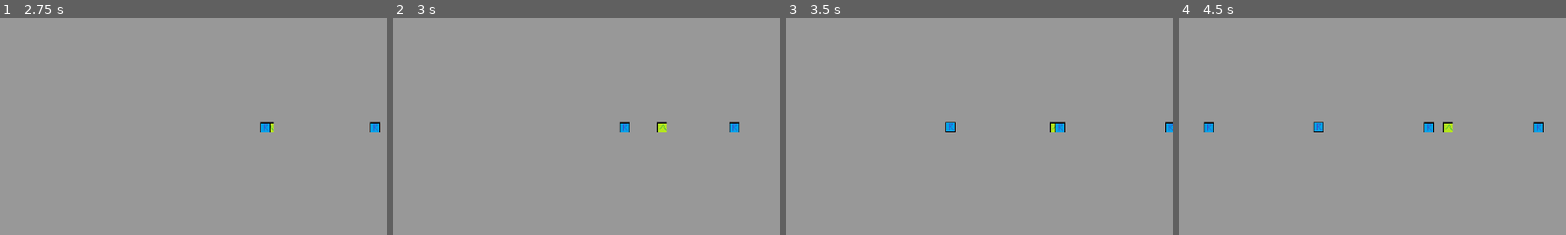
Above: before the commit, frames 1-4 (left to right).
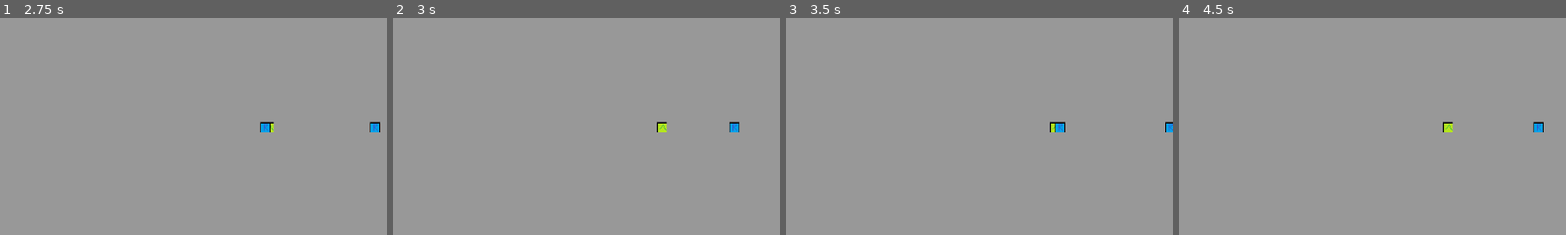
Above: after the commit, the same moments.

Repository: ChaffeyGameDevelopmentClub/rowdy-game-2025
Game: Godot game, scene res://rhythm-game/scenes/rhythm-main-scene.tscn
The game is run twice, just before and just after one commit, with the same random seed, the same clock (stepped at 60 frames per second) and the same inputs. The project has no main scene, so this scene is started directly.
Inputs:
- Up to frame 1 (2.75 s): tap Enter (ui_accept) at 0.5, 0.6, 0.77, 1.07, 1.35, 1.52, 1.82, 2.1 s
- Up to frame 2 (3 s): tap Enter (ui_accept) at 2.85 s
- Up to frame 3 (3.5 s): tap Enter (ui_accept) at 3.02, 3.32 s
- Up to frame 4 (4.5 s): tap Enter (ui_accept) at 3.6, 3.77, 4.07, 4.35 s
The pictures show only the part of the screen within x 0-50%, y 22-72%; the shares and areas given below are measured in that part.

Frame 1 is identical in both runs. In frame 2, 0.1% of the frame differs, in the area x 58-62%, y 47-53%; in frame 3, 0.1%; in frame 4, 0.4%, in the area x 6-66%, y 47-53%.

Commit message:
this is awful

Diff:
--- a/rowdy-game/rhythm-game/scenes/notes/hit.gd
+++ b/rowdy-game/rhythm-game/scenes/notes/hit.gd
@@ -5,5 +5,20 @@
 
 func _on_hit_area_entered(area: Area2D) -> void:
 	if area.is_in_group("right_beat") and Input.is_action_just_pressed("ui_accept"):
-		area.get_parent().get_node("Right-beat")
+		area.get_parent().hit()
+		print(area.get_parent())
+		print("True!")
 		pass
+
+
+func _on_too_early_area_entered(area: Area2D) -> void:
+	if area.is_in_group("right_beat") and Input.is_action_just_pressed("ui_accept"):
+		area.get_parent().hit()
+		print(area.get_parent())
+		print("Too early")
+		pass
+
+
+func _on_hit_area_exited(area: Area2D) -> void:
+	area.get_parent().hit()
+	print("late")
--- a/rowdy-game/rhythm-game/scenes/notes/hit.tscn
+++ b/rowdy-game/rhythm-game/scenes/notes/hit.tscn
@@ -21,10 +21,11 @@
 shape = SubResource("RectangleShape2D_q7dem")
 
 [node name="Too early" type="Area2D" parent="."]
-visible = false
 
 [node name="CollisionShape2D" type="CollisionShape2D" parent="Too early"]
 position = Vector2(10.5, 0)
 shape = SubResource("RectangleShape2D_w6ph1")
 
 [connection signal="area_entered" from="Hit" to="." method="_on_hit_area_entered"]
+[connection signal="area_exited" from="Hit" to="." method="_on_hit_area_exited"]
+[connection signal="area_entered" from="Too early" to="." method="_on_too_early_area_entered"]
--- a/rowdy-game/rhythm-game/scenes/notes/right-beat.tscn
+++ b/rowdy-game/rhythm-game/scenes/notes/right-beat.tscn
@@ -4,7 +4,7 @@
 [ext_resource type="Texture2D" uid="uid://btu0fjkld1xo5" path="res://rhythm-game/assets/temp assets/R.png" id="1_hrs0n"]
 
 [sub_resource type="RectangleShape2D" id="RectangleShape2D_ew23s"]
-size = Vector2(12, 12)
+size = Vector2(16, 16)
 
 [node name="Right-beat" type="Node2D"]
 script = ExtResource("1_ew23s")
@@ -14,5 +14,5 @@
 
 [node name="Area2D" type="Area2D" parent="." groups=["right_beat"]]
 
-[node name="Hit" type="CollisionShape2D" parent="Area2D"]
+[node name="Hit" type="CollisionShape2D" parent="Area2D" groups=["right_beat"]]
 shape = SubResource("RectangleShape2D_ew23s")
